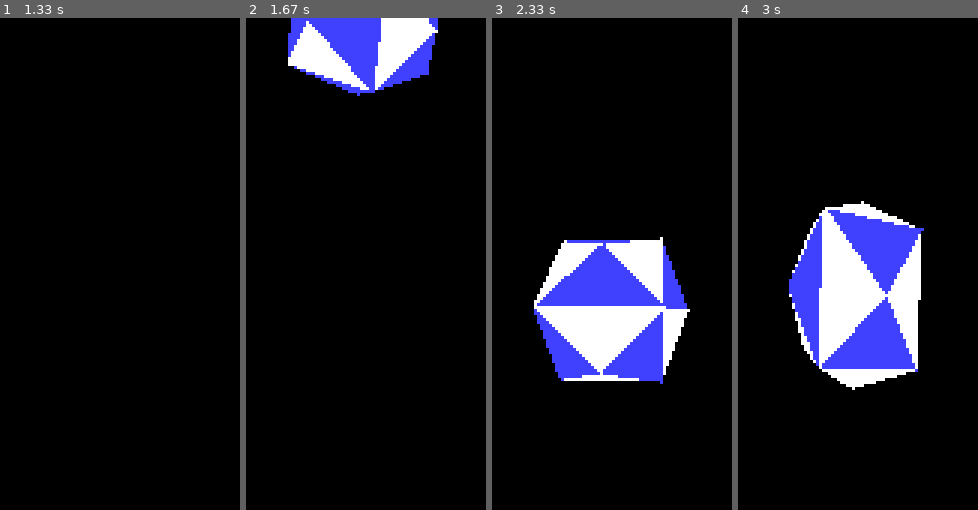
Above: before the commit, frames 1-4 (left to right).
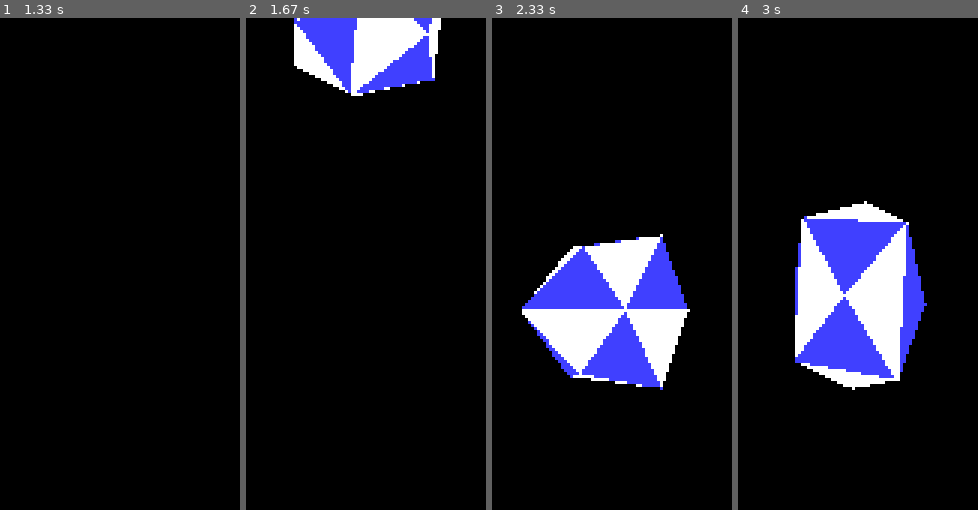
Above: after the commit, the same moments.

Repository: mooinglemur/2RX16
Game: pygame game, started from trials/pygame-polyhedron.py
Same seed, same stepped clock (60 frames per second), same inputs: the game is played once before the commit and once after it.
Inputs:
- Up to frame 1 (1.33 s): no input
- Up to frame 2 (1.67 s): no input
- Up to frame 3 (2.33 s): no input
- Up to frame 4 (3 s): no input

Frame 1 is identical in both runs. In frame 2, 3.8% of the frame differs, in the area x 17-82%, y 0-16%; in frame 3, 6.9%; in frame 4, 11%, in the area x 21-79%, y 37-75%.

Commit message:
Flesh out title sequence w/ prop font, some music tweaks

Diff:
--- a/trials/pygame-polyhedron.py
+++ b/trials/pygame-polyhedron.py
@@ -4,6 +4,7 @@
 from pygame.locals import *
 import math
 from enum import Enum
+import copy
 
 # Initialize Pygame
 pygame.init()
@@ -101,8 +102,8 @@
 # Define rotation parameters
 angle_x = 0
 angle_y = 1
-rotation_speed_x = 0.017
-rotation_speed_y = -0.051
+rotation_speed_x = math.pi/185
+rotation_speed_y = -(math.pi/65)
 squishy_phase = 0
 squishy_increment = 0.18
 squishy_max_amplitude = 0.30
@@ -117,6 +118,9 @@
 
 def face_sorter(item):
     return zees[item[0]]+zees[item[1]]+zees[item[2]]
+
+def y_sorter(item):
+    return rotated_vertices[item][1]
 
 def advance_cube():
     global angle_x
@@ -125,6 +129,7 @@
     global squishy_amplitude
     global squishy_max_amplitude
     global zees
+    global rotated_vertices
 
     # Apply rotation
     angle_x += rotation_speed_x
@@ -168,7 +173,7 @@
         x_proj = new_x * scale + center_offset[0]
         y_proj = new_y * scale + center_offset[1]
 
-        rotated_vertices.append((x_proj, y_proj))
+        rotated_vertices.append((round(x_proj), round(y_proj)))
 
         zees.append(new_z)
 
@@ -178,6 +183,92 @@
     for face in sorted_faces[12:24]:
         color_idx = face[3]
         pygame.draw.polygon(screen, colors[color_idx], [rotated_vertices[i] for i in face[0:3]], 0)
+        # Triangle type (bit 0 is X high bit)
+        #  $00 - two part, change X1
+        #  $40 - two part, change X2
+        #  $80 - part 1 only
+        #  $C0 - part 2 only
+        #     bit 1 is X2 high bit
+        #  $FF - end of triangle list for this frame
+
+        # Triangle type 00
+        #
+        # 01 - Y
+        # 02 - X
+        # 03 - X1 inc low
+        # 04 - X1 inc high
+        # 05 - X2 inc low
+        # 06 - X2 inc high
+        # 07 - color index
+        # 08 - row count part 1
+        # 09 - new X1 inc low
+        # 0a - new X1 inc high
+        # 0b - row count part 2
+
+        # Triangle type 40
+        #
+        # 01 - Y
+        # 02 - X
+        # 03 - X1 inc low
+        # 04 - X1 inc high
+        # 05 - X2 inc low
+        # 06 - X2 inc high
+        # 07 - color index
+        # 08 - row count part 1
+        # 09 - new X2 inc low
+        # 0a - new X2 inc high
+        # 0b - row count part 2
+
+        # Triangle type 80
+        #
+        # 01 - Y
+        # 02 - X
+        # 03 - X1 inc low
+        # 04 - X1 inc high
+        # 05 - X2 inc low
+        # 06 - X2 inc high
+        # 07 - color index
+        # 08 - row count
+
+        # Triangle type c0
+        #
+        # 01 - Y
+        # 02 - X
+        # 03 - X2
+        # 04 - X1 inc low
+        # 05 - X1 inc high
+        # 06 - X2 inc low
+        # 07 - X2 inc high
+        # 08 - color index
+        # 09 - row count
+
+        # find top two points of triangle
+        sorted_points = sorted(face[0:3], key=y_sorter, reverse=False)
+
+        v0 = list(copy.deepcopy(rotated_vertices[sorted_points[0]]))
+        v1 = list(copy.deepcopy(rotated_vertices[sorted_points[1]]))
+        v2 = list(copy.deepcopy(rotated_vertices[sorted_points[2]]))
+
+        if v2[1] < 0:
+            print("Fully offscreen")
+            continue # fully offscreen
+
+        if v1[1] < 0:
+            v1[1] = 0
+
+        if v0[1] < 0:
+            v0[1] = 0
+
+        if (v0[1] == v1[1]): # Part 2 only
+            print("Part 2 only")
+        elif (v1[1] == v2[1]): # Part 1 only
+            print("Part 1 only")
+        elif (v0[0] < v1[0]): # Two part, change X2
+            print("Two part change X2")
+        else: # Two part, change X1
+            print("Two part change X1")
+
+
 
 
 States = Enum('States', ['FALLING', 'SQUISHING', 'BOUNCING', 'RISING', 'STEADY'])
Not shown, changed: ROOT/MUSIC1.ZSM
Not shown, changed: ROOT/MUSIC3.ZSM
Not shown, added: ROOT/TITLEFONT.PAL
Not shown, added: ROOT/TITLEFONT.VTS
Not shown, changed: src/hedron.s
Not shown, changed: src/intro.s
Not shown, changed: src/macros.inc
Not shown, changed: src/main.s
Not shown, added: src/util_sprite_text.s
